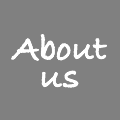
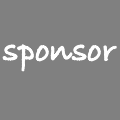
Two versions of the same layered image (w=120, h=120). Layer-by-layer changes:
renamed "About us" to "sponsor", painted on it over 2, 34, 117, 88
